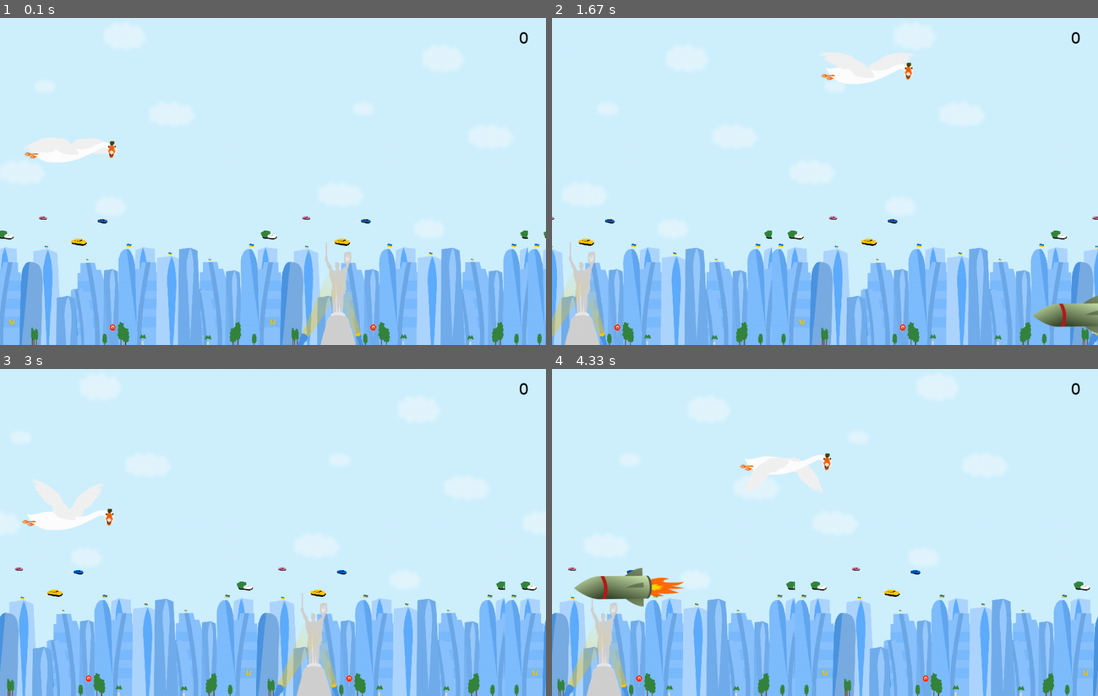
Above: before the commit, frames 1-4 (two rows, left to right).
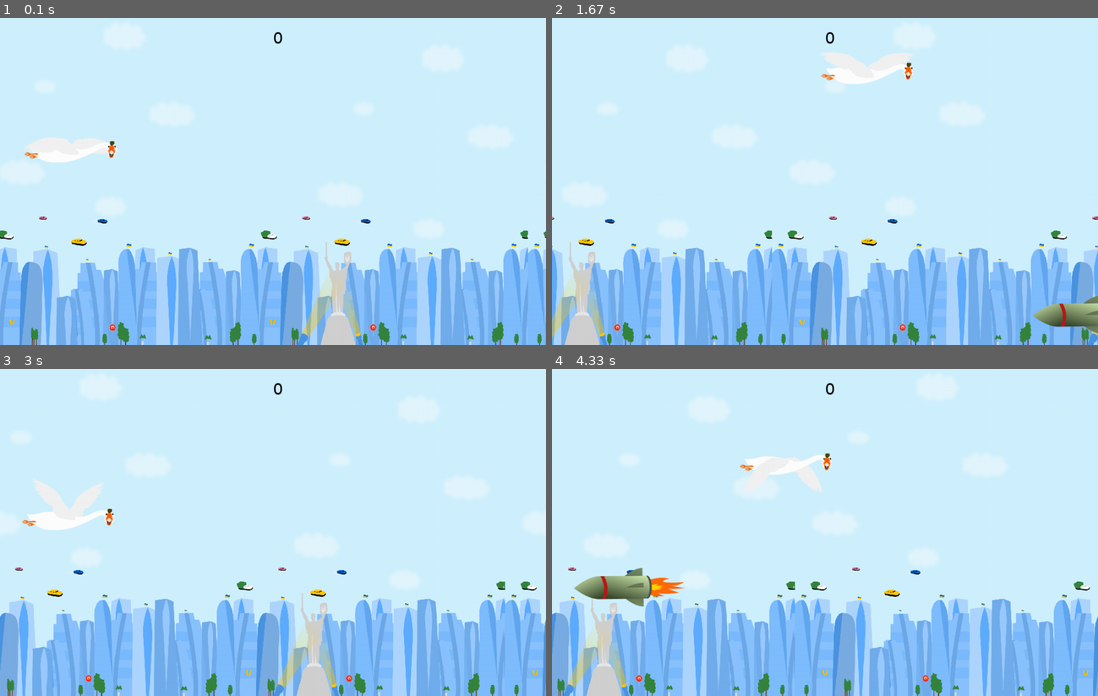
Above: after the commit, the same moments.

Repository: Vadym-Tsymbalistyi/PyGame
Game: pygame game, started from game.py
Two runs of this game, one before a commit and one after it. Both use one fixed random seed, a clock stepped at 60 frames per second and the inputs below.
Inputs:
- Up to frame 1 (0.1 s): no input
- Up to frame 2 (1.67 s): hold Right 0.33-0.8 s; hold Up 0.83-1.13 s; hold Right 1.17-1.63 s
- Up to frame 3 (3 s): hold Left 1.67-2.2 s; hold Down 2.23-2.53 s; hold Left 2.57-2.97 s
- Up to frame 4 (4.33 s): hold Up 3-3.37 s; hold Right 3.4-4.03 s; hold Down from 4.07 s (still down)

The runs differ from the first frame. In frame 1, less than 0.1% of the frame differs, in the area x 50-97%, y 4-8%; in frame 2, less than 0.1%; in frame 3, less than 0.1%; in frame 4, less than 0.1%.

Commit message:
Refactoring code and READMI

Diff:
--- a/game.py
+++ b/game.py
@@ -20,16 +20,16 @@
 main_display = pygame.display.set_mode((WIDTH, HEIGHT))
 
 bg = pygame.transform.scale(pygame.image.load(
-    'background.png'), (WIDTH, HEIGHT))
+    'images/background.png'), (WIDTH, HEIGHT))
 bg_X1 = 0
 bg_X2 = bg.get_width()
 bg_move = 3
 
-IMEGE_PATH = "Goose"
+IMEGE_PATH = "images/Goose"
 PLAYER_IMEGES = os.listdir(IMEGE_PATH)
 
 player_size = (20, 20)
-player = pygame.image.load('player.png').convert_alpha()
+player = pygame.image.load('images/player.png').convert_alpha()
 
 player_rect = player.get_rect(topleft=(40, 200))
 
@@ -40,8 +40,8 @@
 
 
 def create_enemy():
-    enemy_size = (30, 30)
-    enemy = pygame.image.load('enemy.png').convert_alpha()
+    enemy_size = (30,30)
+    enemy = pygame.image.load('images/enemy.png').convert_alpha()
     enemy_rect = pygame.Rect(WIDTH, random.randint(
         enemy.get_height(), HEIGHT - enemy.get_height()), *enemy.get_size())
     enemy_move = [random.randint(-8, -4), 0]
@@ -50,7 +50,7 @@
 
 def create_bonus():
     bonus_size = (30, 30)
-    bonus = pygame.image.load('bonus.png').convert_alpha()
+    bonus = pygame.image.load('images/bonus.png').convert_alpha()
     bonus_width = bonus.get_width()
     bonus_rect = pygame.Rect(random.randint(
         bonus_width, WIDTH - bonus_width), -bonus.get_height(), *bonus.get_size())
@@ -135,7 +135,7 @@
             bonuses.pop(bonuses.index(bonus))
 
     main_display.blit(FONT.render(str(score), True,
-                                  COLOR_BLACK), (WIDTH - 50, 20))
+                                  COLOR_BLACK), (WIDTH - 500, 20))
     main_display.blit(player, player_rect)
 
     pygame.display.flip()
Renamed: Goose/1-1.png -> images/Goose/1-1.png
Renamed: Goose/1-2.png -> images/Goose/1-2.png
Renamed: Goose/1-3.png -> images/Goose/1-3.png
Renamed: Goose/1-4.png -> images/Goose/1-4.png
Renamed: Goose/1-5.png -> images/Goose/1-5.png
Renamed: background.png -> images/background.png
Renamed: bonus.png -> images/bonus.png
Renamed: enemy.png -> images/enemy.png
Renamed: player.png -> images/player.png
Not shown, added: READMI.md
